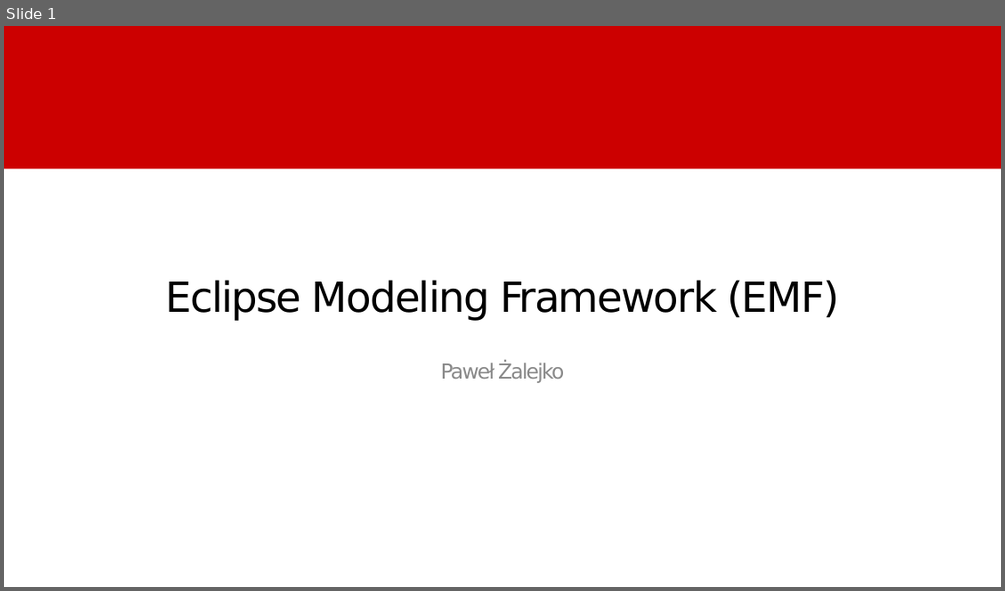
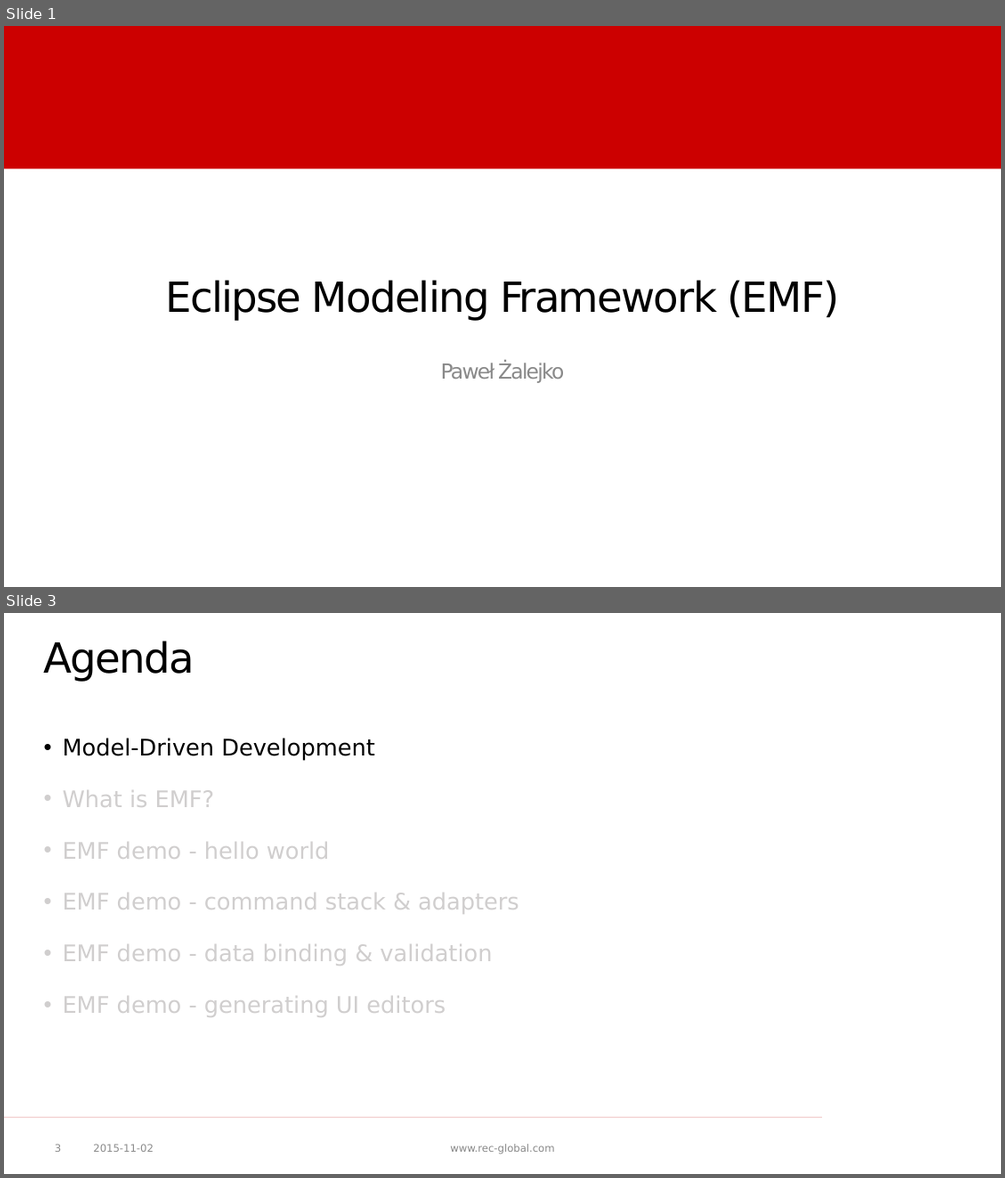
Before and after one commit to p-zalejko/jug_emf, a slide deck: JUG - EMF.pptx. Shown one above the other, each under a label of ours: slide 1 before the commit, slides 1 and 3 after it; the slides between them are not shown. The pictures are 1005x591 and 1005x1178 pixels, drawn with LibreOffice and Linux fonts; fonts in the diff are those of the drawing; background and template pictures are left out. Boxes give left, top, right and bottom in pixels: in the first picture for what was removed or moved away, otherwise in the second. Text is boxed around its words. In the diff, an @@ line names an element or a change of style, - is before the commit and + after.

```diff
--- a/JUG - EMF.pptx
+++ b/JUG - EMF.pptx
@@ slide 3 added at [4,613,1001,1174], background #FFFFFF @@
@@ title added at [44,641,194,682], 40 pt, text #000000 @@
+Agenda
@@ text added at [63,738,519,1017], 22 pt, text #D0CECE @@
+• Model-Driven Development
+• What is EMF?
+• EMF demo - hello world
+• EMF demo - command stack & adapters
+• EMF demo - data binding & validation
+• EMF demo - generating UI editors
@@ line added from (822, 1117) to (4, 1117), #C00000 0.5 pt @@
@@ page number added at [55,1143,61,1151], 10 pt, text #8C8C8C @@
+3
@@ text added at [93,1143,154,1151], 10 pt, text #8C8C8C @@
+2015-11-02
@@ text added at [450,1143,554,1154], 10 pt, text #898989 @@
+www.rec-global.com
```
Also in this commit, not shown: 15 slides changed, 5 other slides added.
